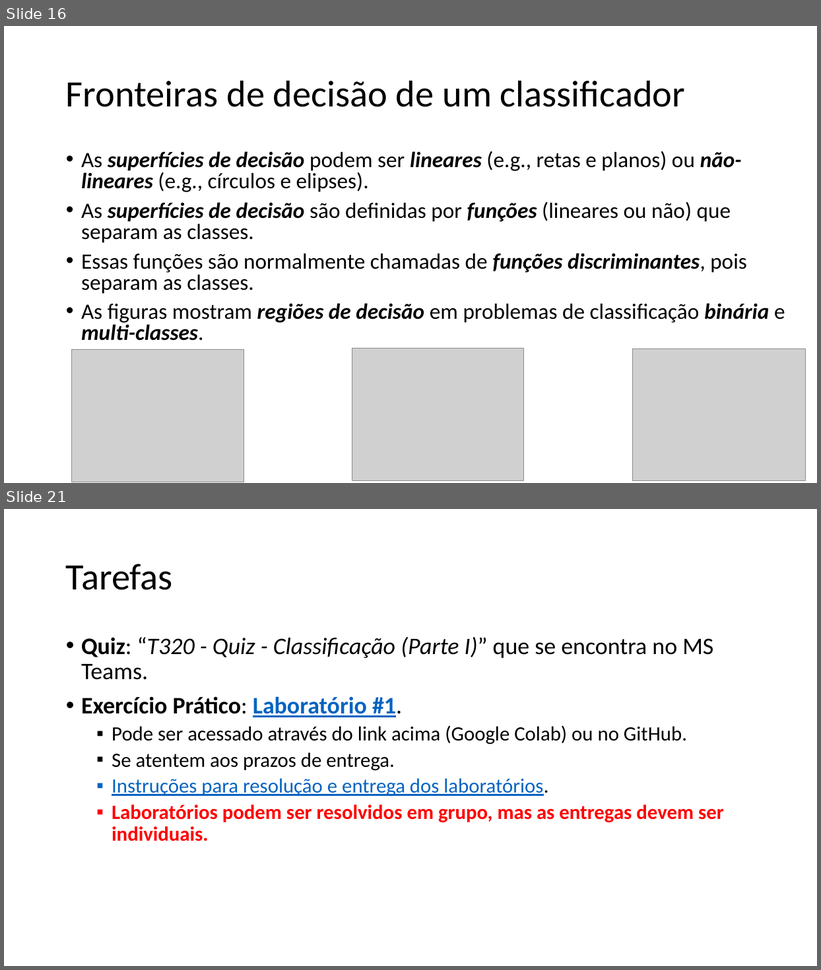
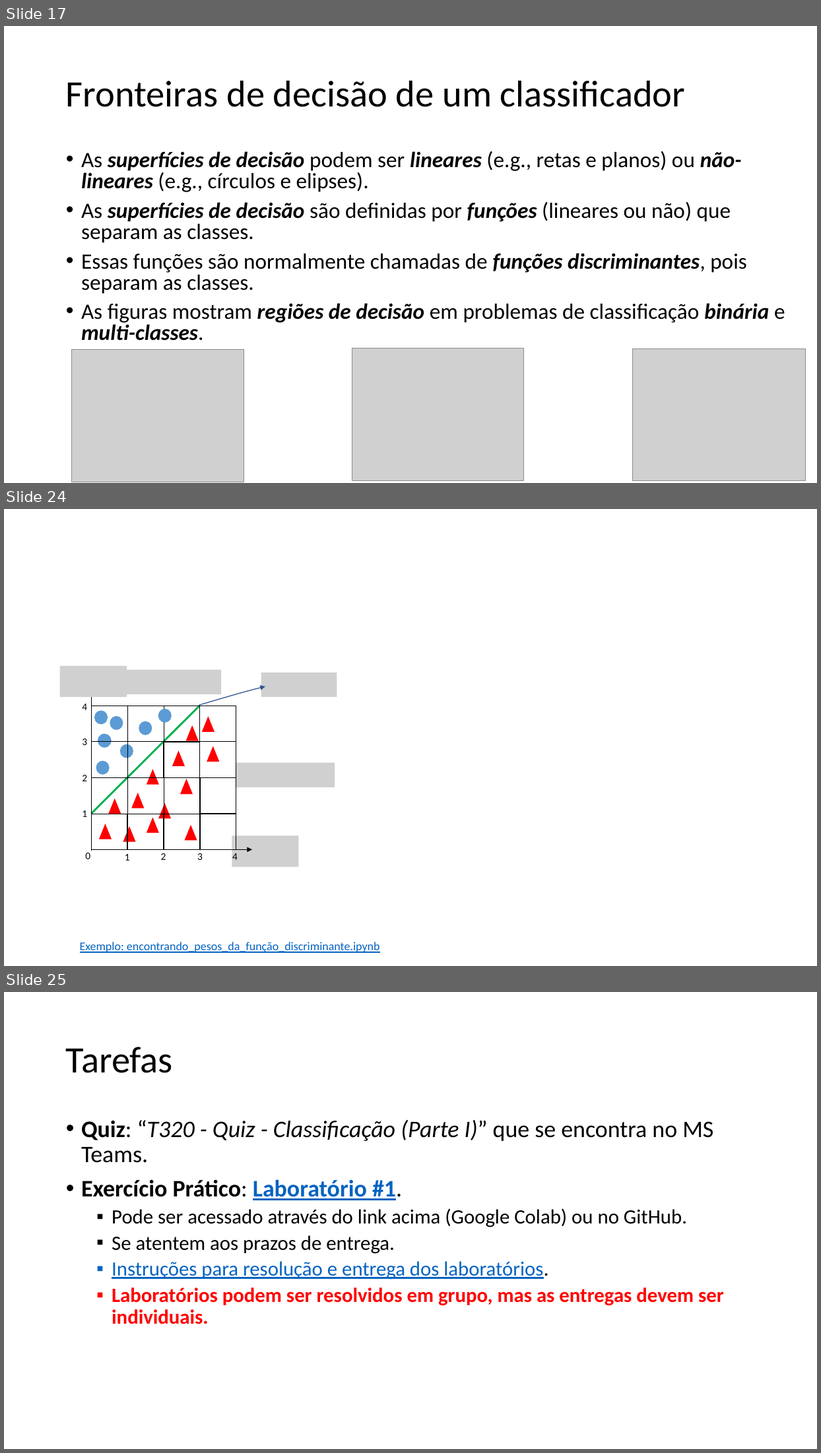
Before and after one commit to zz4fap/t320_aprendizado_de_maquina, a slide deck: slides/T320_Classificação (Parte I).pptx. Shown one above the other, each under a label of ours: slides 16 and 21 before the commit, slides 17, 24 and 25 after it; the slides between them are not shown. The pictures are 821x970 and 821x1453 pixels, drawn with LibreOffice and Linux fonts; fonts in the diff are those of the drawing; grey boxes stand for pictures. Boxes give left, top, right and bottom in pixels: in the first picture for what was removed or moved away, otherwise in the second. Text is boxed around its words. In the diff, an @@ line names an element or a change of style, - is before the commit and + after.

```diff
--- a/slides/T320_Classificação (Parte I).pptx
+++ b/slides/T320_Classificação (Parte I).pptx
@@ slide 24 added at (x1=4, y1=509, x2=817, y2=966), background #FFFFFF @@
@@ group added at (x1=60, y1=666, x2=337, y2=867): 16 rectangles, 13 triangles, 9 texts, 7 ellipses, 5 pictures, 2 arrows, 1 line, 1 freeform shape @@
+0
+1
+2
+3
+4
+1
+2
+3
+4
@@ text added at (x1=80, y1=942, x2=380, y2=953), 14 pt, text #0563C1, underline @@
+Exemplo: encontrando_pesos_da_função_discriminante.ipynb
@@ what was slide 16 is now slide 17 @@
@@ what was slide 21 is now slide 25 @@
```
Also in this commit, not shown: 7 slides changed, 3 other slides added, 3 other files.
